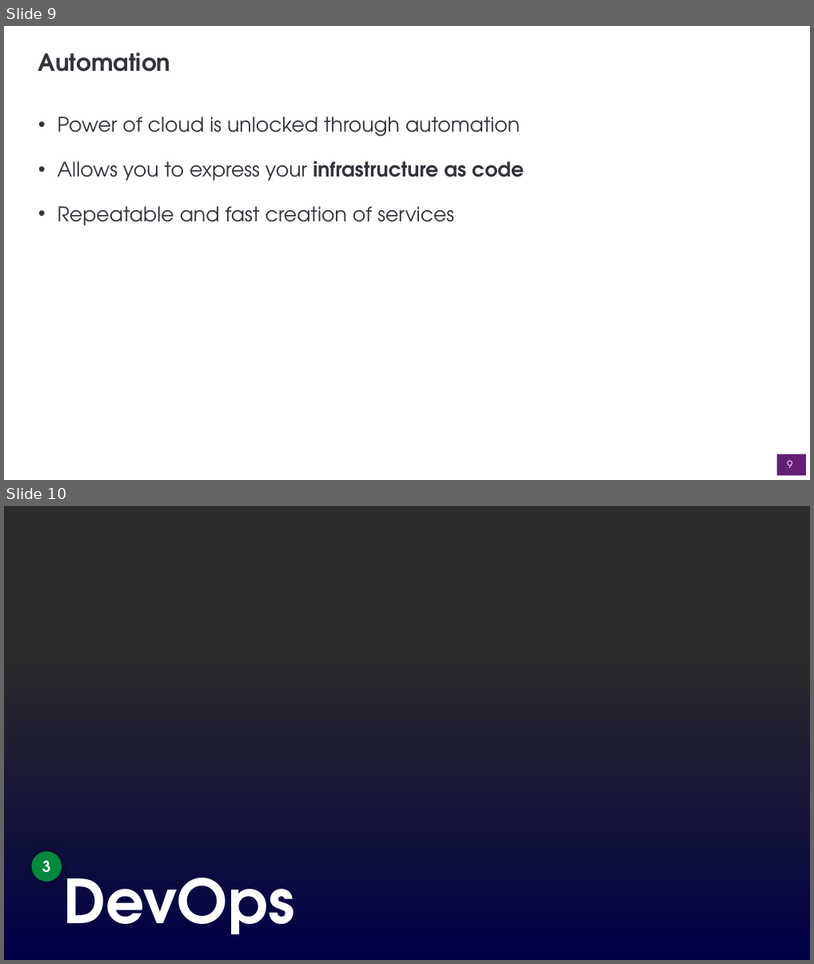
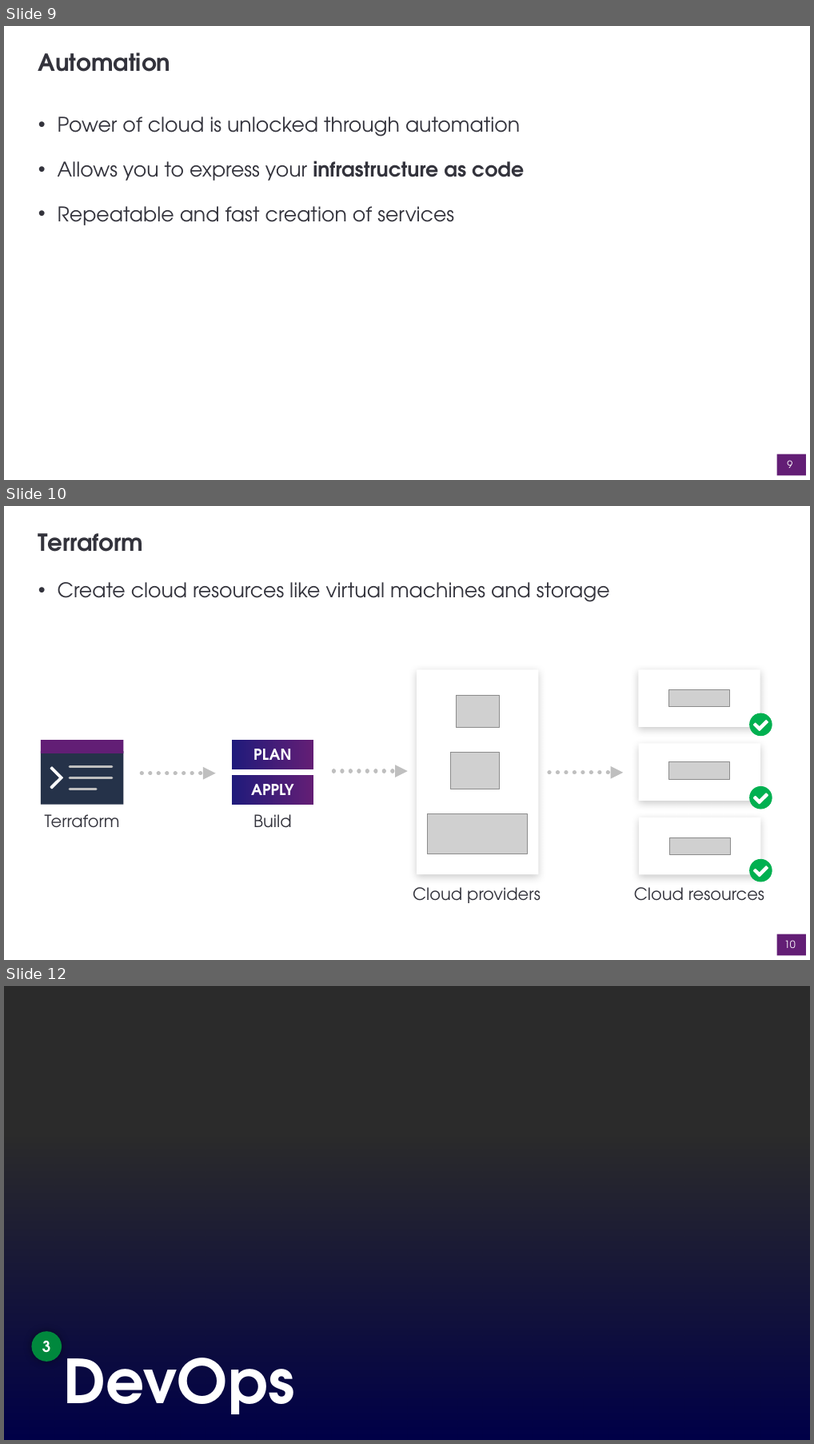
Before and after one commit to dto-btn/reading-material, a slide deck: presentations/digital-hour-cloud-automation.pptx. Shown one above the other, each under a label of ours: slides 9 and 10 before the commit, slides 9, 10 and 12 after it; the slides between them are not shown. The pictures are 814x964 and 814x1444 pixels, drawn with LibreOffice and Linux fonts; fonts in the diff are those of the drawing; grey boxes stand for pictures; background and template pictures are left out; a plain dark background stands for a picture behind light text. Boxes give left, top, right and bottom in pixels: in the first picture for what was removed or moved away, otherwise in the second. Text is boxed around its words. In the diff, an @@ line names an element or a change of style, - is before the commit and + after.

```diff
--- a/presentations/digital-hour-cloud-automation.pptx
+++ b/presentations/digital-hour-cloud-automation.pptx
@@ slide 10 added at (4,506,810,960), background #FFFFFF @@
@@ title added at (38,533,143,552), 28 pt, text #33333C, bold @@
+Terraform
@@ text added at (58,582,610,602), 24 pt, text #33333C @@
+• Create cloud resources like virtual machines and storage
@@ text added at (45,814,120,828), 20 pt, text #33333C @@
+Terraform
@@ text added at (254,814,292,828), 20 pt, text #33333C @@
+Build
@@ group added at (41,669,773,882): 8 rectangles, 6 pictures, 4 freeform shapes, 3 lines, 3 arrows, 3 ellipses @@
+PLAN
+APPLY
@@ text added at (413,887,541,903), 20 pt, text #33333C @@
+Cloud providers
@@ text added at (634,887,765,900), 20 pt, text #33333C @@
+Cloud resources
@@ page number added at (777,934,806,955), fill #631E75, 12 pt, text #FFFFFF @@
+10
@@ what was slide 10 is now slide 12 @@
```
Also in this commit, not shown: 1 slide changed, 2 other slides added.
